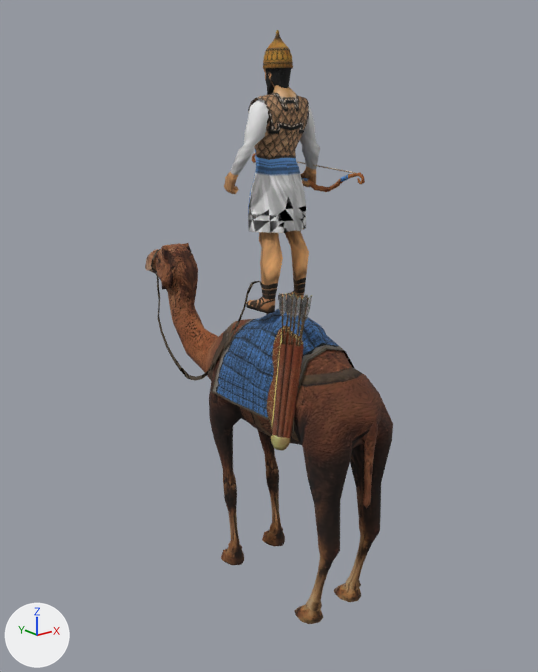
The glTF model assets/models/units/ptol_camel.glb: old version first, new version second.
Both versions are drawn from a 50 mm camera at (-3.22, -4.39, 3.54) aimed at (0.21, -0.11, 1.82). The axes (+X, +Y, +Z) are drawn at lower left. The lights are the same throughout. The first picture is the older version. Where no turn or scale is listed for an object, it has been applied to the vertices. Vertices at exactly the same position are counted once.

Names of what the first picture shows: 'ptol_camel_part0', 'ptol_camel_part2', 'ptol_camel_part4', 'ptol_camel_part5', 'ptol_camel_part6', 'ptol_camel_part9' and 3 more.
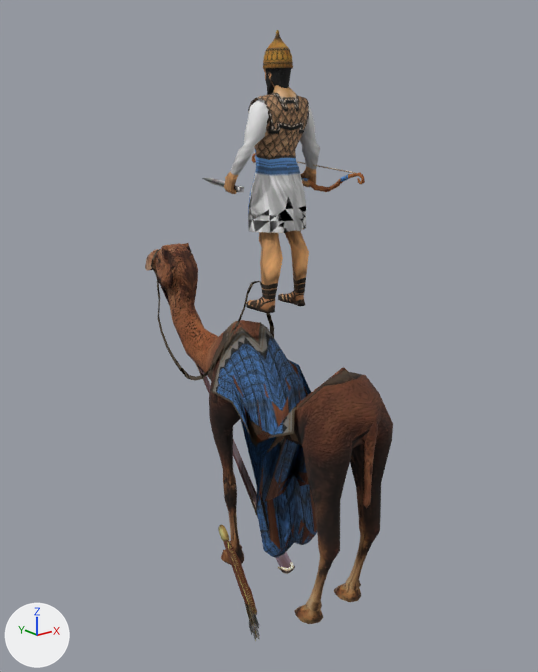
Pixel boxes (x1, y1, x2, y2) of what changed, in the pictures (538 x 672 px; the box of a moved part takes in the faces that stretch with it):
```json
{"object": "ptol_camel_part2", "change": "reshaped", "before": [212, 309, 354, 433], "after": [212, 322, 317, 558]}
{"object": "ptol_camel_part4", "change": "moved, turned", "before": [267, 326, 304, 451], "after": [218, 524, 257, 615]}
{"object": "ptol_camel_part5", "change": "moved, turned", "before": [279, 292, 312, 346], "after": [244, 601, 260, 641]}
{"object": "tool_GatherMeat", "change": "added", "after": [203, 178, 244, 193]}
{"part": 1, "of": "me_ptol_camel_part0", "change": "moved or reshaped", "before": [240, 319, 365, 443], "after": [233, 320, 365, 554]}
{"part": 2, "of": "me_ptol_camel_part0", "change": "moved or reshaped", "before": [149, 269, 157, 273], "after": [154, 269, 295, 574]}
{"part": 3, "of": "me_ptol_camel_part2", "change": "moved or reshaped", "before": [220, 309, 354, 433], "after": [220, 322, 317, 558]}
```

Scene script edits in JSON lines:
```json
{"block": "me_ptol_camel_part0", "where": "me_ptol_camel_part0.from_pydata(...)  # 1154 vertices, 2294 faces; spans x -0.34..0.34, y -0.95..1.86, z 0.0..2.4"}
{"block": "me_ptol_camel_part0", "where": "# used by ob_ptol_camel_part0; location = (0.051, -0.458, 0.0)"}
{"block": "me_ptol_camel_part0", "change": "me_ptol_camel_part0 part 1: 79 of 1154 vertices moved; they spanned x -0.34..0.34, y -0.62..0.35, z 1.29..2.15 and now span x -0.34..0.34, y -0.6..0.28, z 0.25..1.82; mean shift (0.0, -0.01, -0.89); largest move (-0.09, -0.13, 2.11) -> (-0.09, -0.15, 0.26)"}
{"block": "me_ptol_camel_part0", "change": "me_ptol_camel_part0 part 2: 46 of 1154 vertices moved; they spanned x -0.07..0.07, y 1.69..1.82, z 2.09..2.16 and now span x -0.06..0.06, y -0.13..0.92, z 0.0..1.17; mean shift (0.0, -1.66, -1.87); largest move (0.0, 1.82, 2.14) -> (0.0, -0.13, 0.06)"}
{"block": "me_ptol_camel_part2", "where": "# used by ob_ptol_camel_part2; location = (0.051, -0.458, 0.0)"}
{"op": "remove", "block": "me_ptol_camel_part2", "code": "me_ptol_camel_part2.from_pydata(...)  # 93 vertices, 154 faces; spans x -0.346..0.346, y -0.535..0.431, z 1.449..2.154"}
{"op": "add", "block": "me_ptol_camel_part2", "code": "me_ptol_camel_part2.from_pydata(...)  # 93 vertices, 154 faces; spans x -0.346..0.346, y -0.535..0.431, z 0.246..1.939"}
{"block": "me_ptol_camel_part2", "change": "me_ptol_camel_part2 part 3: 71 of 93 vertices moved; they spanned x -0.346..0.346, y -0.492..0.354, z 1.458..2.154 and now span x -0.346..0.346, y -0.395..0.279, z 0.246..1.824; mean shift (0.0, -0.015, -0.986); largest move (-0.088, -0.133, 2.114) -> (-0.088, -0.15, 0.255)"}
{"block": "me_ptol_camel_part4", "where": "# used by ob_ptol_camel_part4; location = (0.051, -0.458, 0.0)"}
{"op": "remove", "block": "me_ptol_camel_part4", "code": "me_ptol_camel_part4.from_pydata(...)  # 178 vertices, 310 faces; spans x -0.447..-0.198, y -0.54..-0.256, z 1.346..2.128"}
{"op": "add", "block": "me_ptol_camel_part4", "code": "me_ptol_camel_part4.from_pydata(...)  # 178 vertices, 310 faces; spans x -0.447..-0.198, y -0.029..0.268, z -0.33..0.448"}
{"block": "me_ptol_camel_part4", "change": "me_ptol_camel_part4 part 4: the whole mesh is turned 178.7 degrees about the x axis through its middle, then moved by (0.0, 0.517, -1.678)"}
{"block": "me_ptol_camel_part5", "where": "# used by ob_ptol_camel_part5; location = (0.051, -0.458, 0.0)"}
{"op": "remove", "block": "me_ptol_camel_part5", "code": "me_ptol_camel_part5.from_pydata(...)  # 252 vertices, 175 faces; spans x -0.325..-0.122, y -0.475..-0.269, z 1.826..2.365"}
{"op": "add", "block": "me_ptol_camel_part5", "code": "me_ptol_camel_part5.from_pydata(...)  # 252 vertices, 175 faces; spans x -0.325..-0.122, y -0.023..0.193, z -0.568..-0.032"}
{"block": "me_ptol_camel_part5", "change": "me_ptol_camel_part5 part 5: the whole mesh is turned 178.7 degrees about the x axis through its middle, then moved by (0.0, 0.457, -2.395)"}
{"op": "add", "block": "me_ptol_camel_part10", "code": ["me_ptol_camel_part10 = bpy.data.meshes.new('ptol_camel_part10')", "me_ptol_camel_part10.from_pydata(...)  # 41 vertices, 78 faces; spans x -0.355..-0.309, y 0.012..0.516, z 2.966..3.05", "me_ptol_camel_part10.materials.append(mat_mat5)  # picture img_tex5"]}
{"op": "add", "block": "ob_tool_gathermeat", "code": ["ob_tool_gathermeat = bpy.data.objects.new('tool_GatherMeat', me_ptol_camel_part10)", "ob_tool_gathermeat.location = (0.051, -0.458, 0.0)"]}
```
